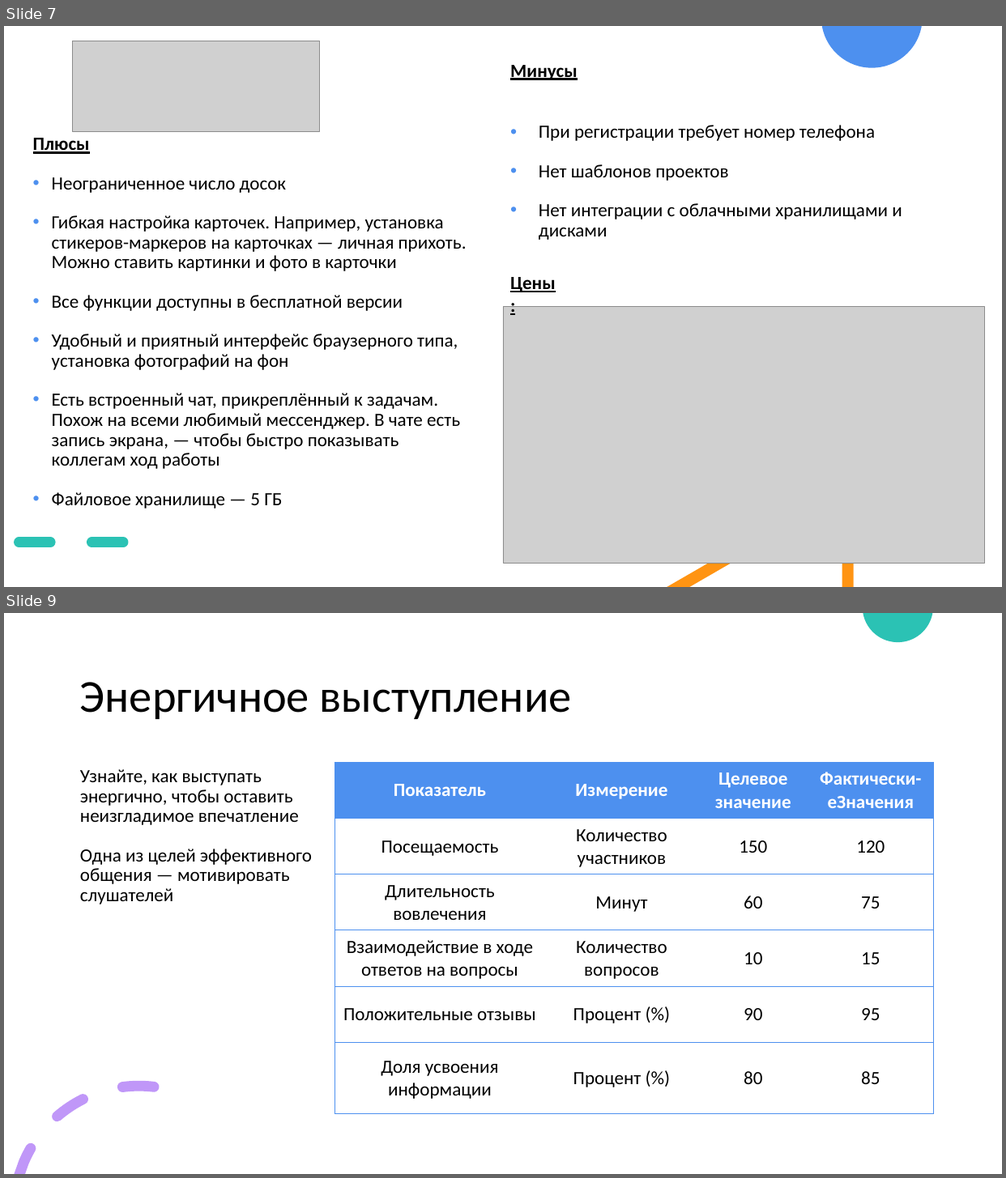
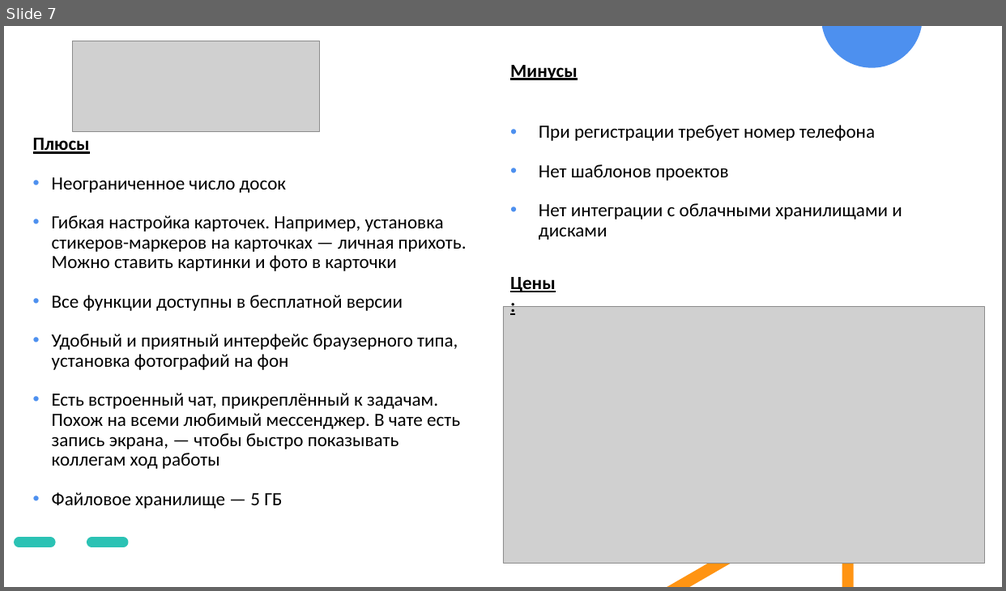
Before and after one commit to r0mbaa/Kanban-Board, a slide deck: Paperwork/РПС_Презентация_к_проекту.pptx. Shown one above the other, each under a label of ours: slides 7 and 9 before the commit, slide 7 after it; the slides between them are not shown. The pictures are 1006x1178 and 1006x591 pixels, drawn with LibreOffice and Linux fonts; fonts in the diff are those of the drawing; grey boxes stand for pictures. Boxes give left, top, right and bottom in pixels: in the first picture for what was removed or moved away, otherwise in the second. Text is boxed around its words. In the diff, an @@ line names an element or a change of style, - is before the commit and + after.

```diff
--- a/Paperwork/РПС_Презентация_к_проекту.pptx
+++ b/Paperwork/РПС_Презентация_к_проекту.pptx
@@ slide 9 removed at (4, 613, 1002, 1174), background #FFFFFF @@
@@ freeform shape removed at (863, 613, 933, 642) @@
@@ title removed at (80, 682, 572, 719) @@
-Энергичное выступление
@@ text removed at (80, 769, 312, 905) @@
-Узнайте, как выступать энергично, чтобы оставить неизгладимое впечатление
-Одна из целей эффективного общения — мотивировать слушателей
@@ table removed at (335, 763, 934, 1114), 6 rows, 4 columns @@
-Показатель | Измерение | Целевое значение | Фактически-еЗначения
-Посещаемость | Количество участников | 150 | 120
-Длительность вовлечения | Минут | 60 | 75
-Взаимодействие в ходе ответов на вопросы | Количество вопросов | 10 | 15
-Положительные отзывы | Процент (%) | 90 | 95
-Доля усвоения информации | Процент (%) | 80 | 85
@@ freeform shape removed at (15, 1081, 160, 1174) @@
```
Also in this commit, not shown: 3 slides changed, 4 slides added, 3 other slides removed.
